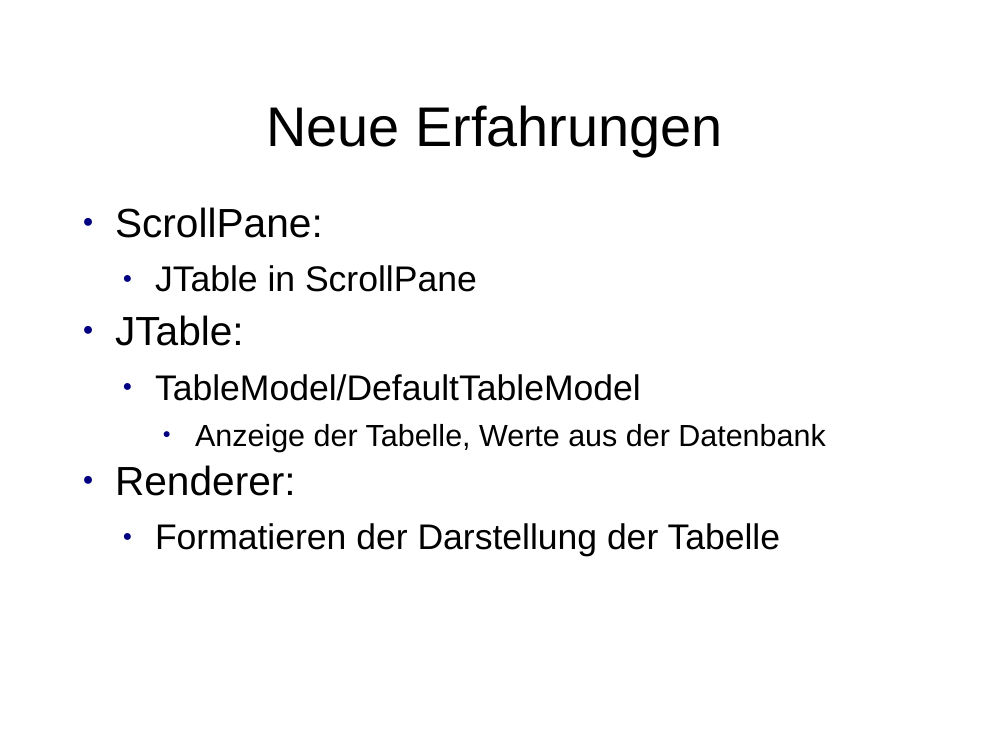
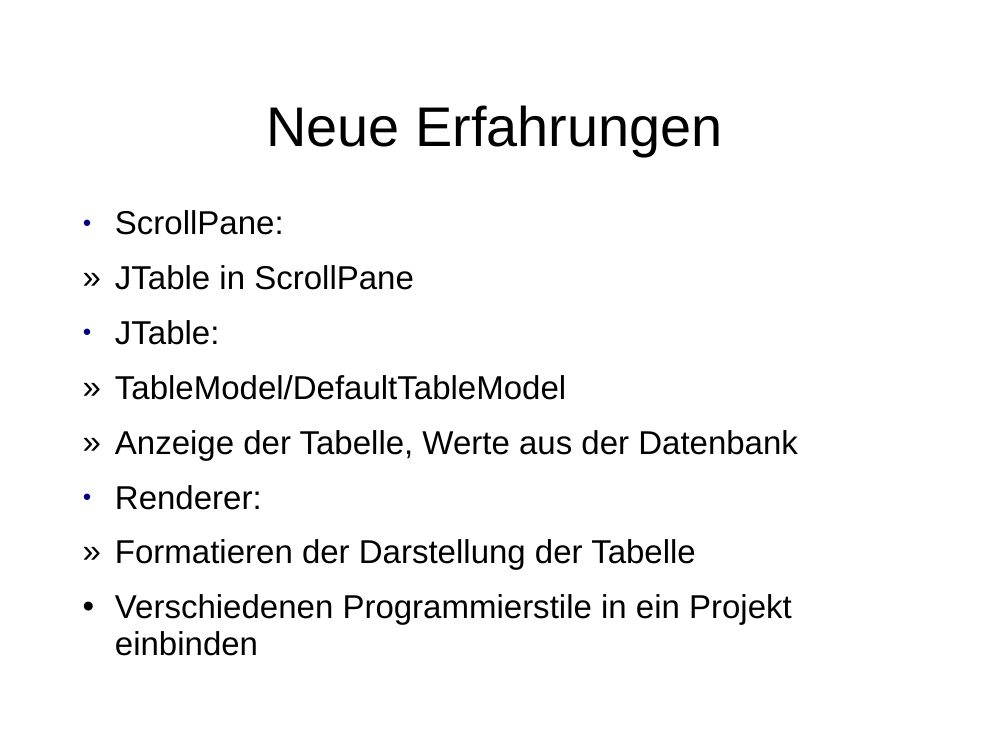
Before and after one commit to ShaniaAllhusen/Mittelstufenprojekt, a slide deck: slide 11 of Projekt-Präsentation.ppt (slide 14 before the commit). Drawn at 1008x756 pixels with LibreOffice and Linux fonts; fonts in the diff are those of the drawing. Boxes give left, top, right and bottom in pixels: in the first picture for what was removed or moved away, otherwise in the second. Text is boxed around its words. In the diff, an @@ line names an element or a change of style, - is before the commit and + after.

```diff
--- a/Projekt-Präsentation.ppt
+++ b/Projekt-Präsentation.ppt
@@ text at bbox=[115, 210, 798, 570]: size 32 to 26 pt in "ScrollPane:", "JTable:", "Renderer:"; size 28 to 26 pt in "JTable in ScrollPane", "TableModel/DefaultTableModel", "Formatieren der Darstellung der Tabelle"; size 24 to 26 pt in "Anzeige der Tabelle, Werte aus der Datenbank"; line spacing 0.83 to 0.93; bullet ● to »; list level 2 to 1 in "JTable in ScrollPane"; bullet colour #000080 to #000000; list level 2 to 1 in "TableModel/DefaultTableModel"; list level 3 to 1 in "Anzeige der Tabelle, Werte aus ..."; list level 2 to 1 in "Formatieren der Darstellung der Tabelle" @@
@@ text at bbox=[115, 594, 792, 656]: paragraph added @@
+• Verschiedenen Programmierstile in ein Projekt einbinden
```
Also in this commit, not shown: 5 other slides changed, 13 slides added, 12 slides removed.
